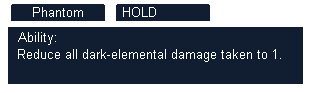
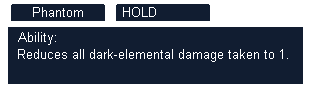
Before/after of a 311×93 layered artwork. What changed in the layer stack:
renamed "Reduce all dark-elemental dama..." to "Reduces all dark-elemental dam...", painted on it over [62, 49, 288, 62]
